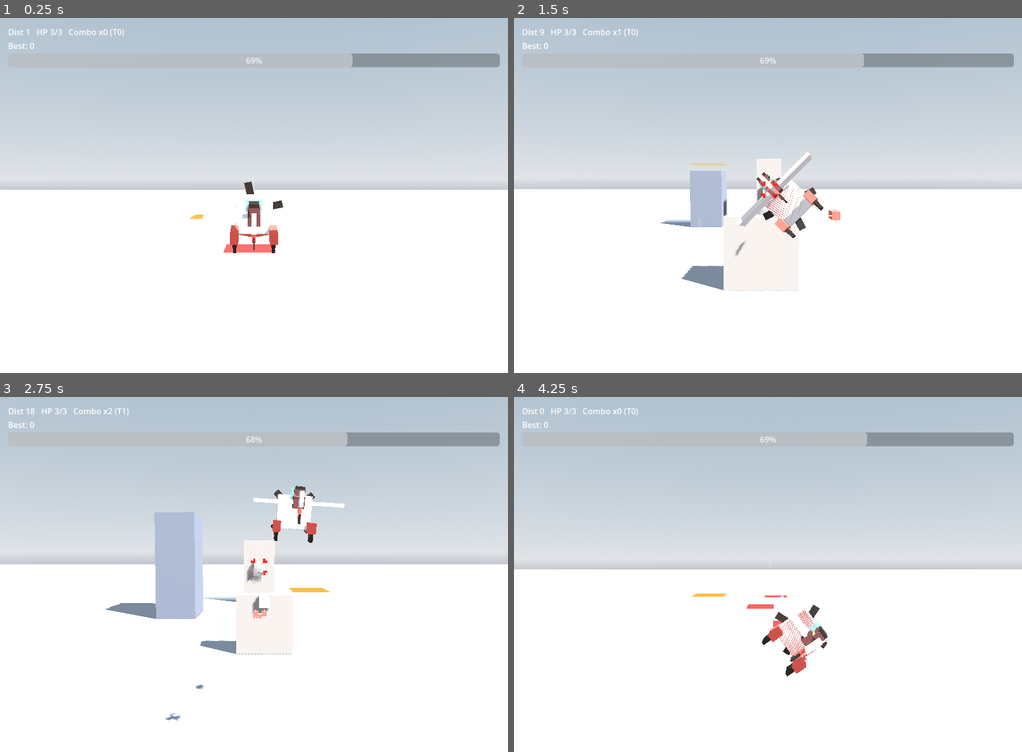
Above: before the commit, frames 1-4 (two rows, left to right).
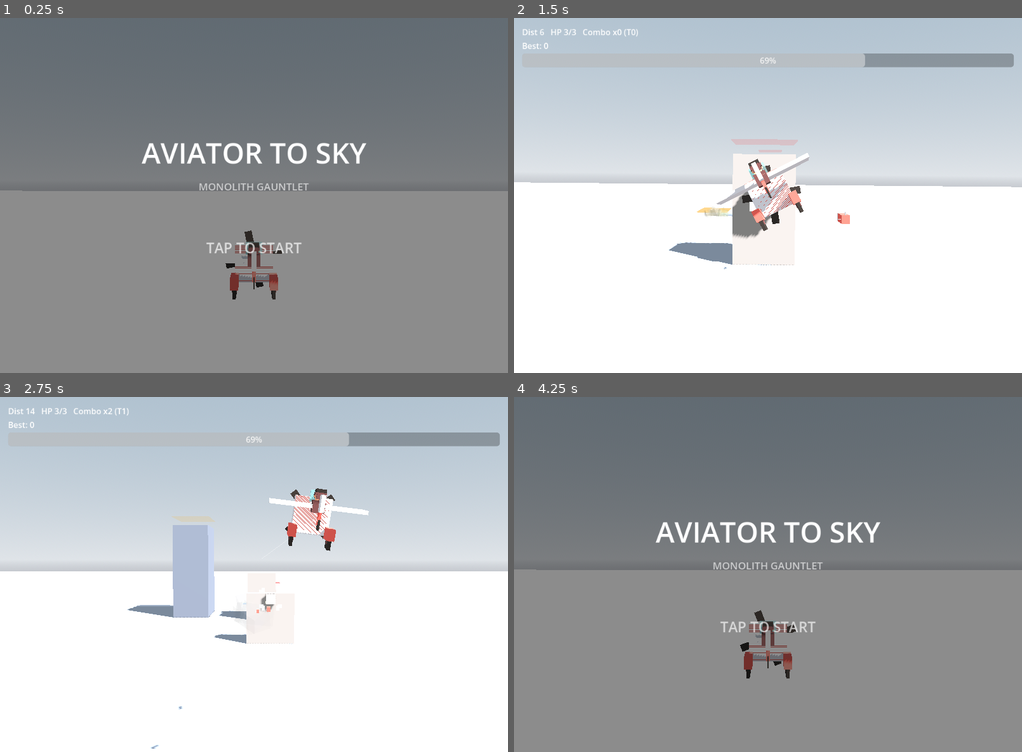
Above: after the commit, the same moments.

Repository: weathermanho/supercent
Game: Godot game, scene res://scenes/Main.tscn
The game is run twice, just before and just after one commit, with the same random seed, the same clock (stepped at 60 frames per second) and the same inputs.
Inputs (mouse positions are in pixels of both pictures, inside the frame that each line leads up to):
- Up to frame 1 (0.25 s): no input
- Up to frame 2 (1.5 s): tap Enter at 0.5 s; move the mouse to (879, 177) at 0.52 s; hold Right mouse button (fire_missle) 0.53-1.25 s; click (879, 177) at 0.67 s; drag from (666, 213) to (742, 266) at 1.27 s
- Up to frame 3 (2.75 s): move the mouse to (304, 496) at 2.02 s; hold Right mouse button (fire_missle) from 2.03 s (still down); click (304, 496) at 2.17 s
- Up to frame 4 (4.25 s): release Right mouse button (fire_missle) at 2.75 s; drag from (742, 645) to (615, 521) at 2.77 s; move the mouse to (920, 627) at 3.52 s; hold Right mouse button (fire_missle) from 3.53 s (still down); click (920, 627) at 3.67 s; tap R (reset_game) at 4.15 s

The runs differ from the first frame. In frame 1, 100% of the frame differs, in the area x 0-100%, y 0-100%; in frame 2, 5.8%; in frame 3, 6.7%; in frame 4, 100%.

Commit message:
feat(ui): 타이틀 화면 + 게임오버 정리 화면 (데모→게임 컨테이너 (가))
GameConfig: STATUS_TITLE 추가. AirPlane은 TITLE 상태에서 이동/낙하 모두
스킵 (idle hover, 프로펠러만 회전).

Main:
- _build_title_overlay: "AVIATOR TO SKY / MONOLITH GAUNTLET / TAP TO START"
  중앙 정렬. 0.45 알파 어두운 오버레이.
- _build_gameover_overlay: "RUN OVER" 또는 "NEW BEST!"(금색) +
  Distance/Best/Max Combo/Giants Defeated 통계 + "TAP TO RETRY".
- 게임 루프(_fly_missles/_move_pillars/_move_targets)를 PLAYING 상태에서만
  진행. TITLE: 월드 정지, 비행기 hovering.
- _unhandled_input: 클릭/발사키가 상태에 따라 _start_game / _fire_missle /
  scene_reload로 분기.
- 런 통계 추적: _max_combo_run / _max_tier_run / _giants_killed_run.
- _on_game_over는 1.2초 지연 후 오버레이 표시 (사망 juice 보여줌).
- TAP 라벨 펄스 (sin 기반 알파 0.55~1.0).

Co-Authored-By: Claude Opus 4.7 <noreply@anthropic.com>

Diff:
--- a/godot_project/scripts/AirPlane.gd
+++ b/godot_project/scripts/AirPlane.gd
@@ -137,8 +137,10 @@
 
 	if GameConfig.status == GameConfig.STATUS_PLAYING:
 		_update_playing(dt_ms)
-	else:
+	elif GameConfig.status == GameConfig.STATUS_GAME_OVER:
 		_update_falling(dt_ms)
+	# else (STATUS_TITLE): idle, propeller still spins via the unconditional
+	# block above; the plane just hovers in place.
 
 	var dt_s: float = max(delta, 0.0001)
 	var instant: Vector3 = (global_position - _prev_position) / dt_s
--- a/godot_project/scripts/GameConfig.gd
+++ b/godot_project/scripts/GameConfig.gd
@@ -4,6 +4,7 @@
 
 const STATUS_GAME_OVER := 0
 const STATUS_PLAYING := 1
+const STATUS_TITLE := 2
 
 var speed: float = 0.0
 var init_speed: float = 0.00014        # calmer still — room to breathe between beats
--- a/godot_project/scripts/Main.gd
+++ b/godot_project/scripts/Main.gd
@@ -66,11 +66,30 @@
 ## "stage advance" beats (e.g. the first ceiling pillar moment).
 var _current_stage: int = 1
 
+# --- Per-run stats (shown on the game-over screen) ----------------------------
+var _max_combo_run: int = 0
+var _max_tier_run: int = 0
+var _giants_killed_run: int = 0
+
+# --- Title / game-over overlays (built programmatically in _ready) ------------
+var _title_layer: ColorRect
+var _gameover_layer: ColorRect
+var _tap_label: Label
+var _gameover_title: Label
+var _gameover_dist: Label
+var _gameover_best: Label
+var _gameover_combo: Label
+var _gameover_giants: Label
+var _gameover_tap: Label
+
 
 func _ready() -> void:
 	GameConfig.reset_to_defaults()
 	director.reset()
 	_current_stage = 1
+	_max_combo_run = 0
+	_max_tier_run = 0
+	_giants_killed_run = 0
 
 	airplane = AirPlaneScene.instantiate()
 	airplane.position = Vector3(PLANE_BASE_X, GameConfig.plane_default_height, 0.0)
@@ -85,6 +104,13 @@
 	# No background scenery — the world is an empty concrete stage so each
 	# pillar emergence is the only event. Theatrical, image.png-clean.
 	_prime_opening()
+
+	# Containers around the run: title screen first, then game-over recap.
+	# Each frames the run so it doesn't feel like a demo that just starts and
+	# stops mid-air.
+	_build_title_overlay()
+	_build_gameover_overlay()
+	_show_title()
 
 
 func _prime_opening() -> void:
@@ -113,12 +139,14 @@
 
 	if GameConfig.status == GameConfig.STATUS_PLAYING:
 		_tick_playing(dt_ms)
-	else:
+		_fly_missles(dt_ms)
+		_move_pillars(dt_ms)
+		_move_targets(dt_ms)
+	elif GameConfig.status == GameConfig.STATUS_GAME_OVER:
 		_tick_falling()
-
-	_fly_missles(dt_ms)
-	_move_pillars(dt_ms)
-	_move_targets(dt_ms)
+	# STATUS_TITLE: world is frozen — the airplane idles in place. Vfx still
+	# decay below so any leftover smoke fades.
+
 	_move_structures(dt_ms)
 	_update_white_spheres(dt_ms)
 	_update_particles(dt_ms)
@@ -128,6 +156,17 @@
 	_update_camera()
 	_update_aim_overlay()
 	_update_hud()
+	_update_tap_pulse()
+
+
+## Subtle pulse on the "TAP TO START" / "TAP TO RETRY" labels so the player
+## sees they're waiting for input.
+func _update_tap_pulse() -> void:
+	var a: float = 0.55 + 0.45 * absf(sin(Time.get_ticks_msec() * 0.003))
+	if _tap_label != null and _tap_label.visible:
+		_tap_label.modulate.a = a
+	if _gameover_tap != null and _gameover_tap.visible:
+		_gameover_tap.modulate.a = a
 
 
 func _tick_playing(dt_ms: float) -> void:
@@ -652,6 +691,10 @@
 	var prev_tier: int = GameConfig.combo_tier
 	pl.shatter()
 	GameConfig.register_core_hit()
+	if GameConfig.combo > _max_combo_run:
+		_max_combo_run = GameConfig.combo
+	if GameConfig.combo_tier > _max_tier_run:
+		_max_tier_run = GameConfig.combo_tier
 
 	var pos: Vector3 = pl.core_world_pos()
 	_spawn_explosion(pos, SmokeBurstScript.Kind.PILLAR_BREAK, float(m.tier + 1))
@@ -681,6 +724,8 @@
 		flash_overlay.flash(0.22, 0.10)
 		return
 
+	# Giant defeated: bump the run-stats counter for the recap screen.
+	_giants_killed_run += 1
 	# Finish: full showpiece combo — a cluster of big plumes across the giant so
 	# it reads as a screen-erasing detonation.
 	time_scaler.request_slowmo(GameConfig.slowmo_giant_scale, GameConfig.slowmo_giant_duration)
@@ -850,10 +895,133 @@
 
 func _on_game_over() -> void:
 	var traveled: int = int(GameConfig.distance)
-	if traveled > GameConfig.best_distance:
+	var old_best: int = GameConfig.best_distance
+	var is_new_best: bool = traveled > old_best
+	if is_new_best:
 		GameConfig.best_distance = traveled
 		var SaveDataScript := preload("res://scripts/SaveData.gd")
 		SaveDataScript.save_best(GameConfig.best_distance)
+	# Brief delay so the death juice (shake / falling plane) reads before the
+	# recap screen swoops in.
+	get_tree().create_timer(1.2).timeout.connect(func(): _show_gameover_screen(is_new_best))
+
+
+# ----- Title / Game-over overlays --------------------------------------------
+
+func _build_title_overlay() -> void:
+	_title_layer = ColorRect.new()
+	_title_layer.anchor_right = 1.0
+	_title_layer.anchor_bottom = 1.0
+	_title_layer.color = Color(0.0, 0.0, 0.0, 0.45)
+	_title_layer.mouse_filter = Control.MOUSE_FILTER_IGNORE
+	hud.add_child(_title_layer)
+
+	var center := CenterContainer.new()
+	center.anchor_right = 1.0
+	center.anchor_bottom = 1.0
+	center.mouse_filter = Control.MOUSE_FILTER_IGNORE
+	_title_layer.add_child(center)
+
+	var vbox := VBoxContainer.new()
+	vbox.add_theme_constant_override("separation", 14)
+	center.add_child(vbox)
+
+	var title := _make_centered_label("AVIATOR TO SKY", 56, Color(1, 1, 1, 1))
+	vbox.add_child(title)
+	var sub := _make_centered_label("MONOLITH GAUNTLET", 20, Color(1, 1, 1, 0.65))
+	vbox.add_child(sub)
+
+	var spacer := Control.new()
+	spacer.custom_minimum_size = Vector2(0, 60)
+	vbox.add_child(spacer)
+
+	_tap_label = _make_centered_label("TAP TO START", 28, Color(1, 1, 1, 1))
+	vbox.add_child(_tap_label)
+
+
+func _build_gameover_overlay() -> void:
+	_gameover_layer = ColorRect.new()
+	_gameover_layer.anchor_right = 1.0
+	_gameover_layer.anchor_bottom = 1.0
+	_gameover_layer.color = Color(0.0, 0.0, 0.0, 0.55)
+	_gameover_layer.mouse_filter = Control.MOUSE_FILTER_IGNORE
+	_gameover_layer.visible = false
+	hud.add_child(_gameover_layer)
+
+	var center := CenterContainer.new()
+	center.anchor_right = 1.0
+	center.anchor_bottom = 1.0
+	center.mouse_filter = Control.MOUSE_FILTER_IGNORE
+	_gameover_layer.add_child(center)
+
+	var vbox := VBoxContainer.new()
+	vbox.add_theme_constant_override("separation", 10)
+	center.add_child(vbox)
+
+	_gameover_title = _make_centered_label("RUN OVER", 48, Color(1, 1, 1, 1))
+	vbox.add_child(_gameover_title)
+
+	var spacer1 := Control.new()
+	spacer1.custom_minimum_size = Vector2(0, 18)
+	vbox.add_child(spacer1)
+
+	_gameover_dist   = _make_centered_label("", 22, Color(1, 1, 1, 0.92))
+	_gameover_best   = _make_centered_label("", 18, Color(1, 1, 1, 0.7))
+	_gameover_combo  = _make_centered_label("", 20, Color(1, 1, 1, 0.85))
+	_gameover_giants = _make_centered_label("", 20, Color(1, 1, 1, 0.85))
+	vbox.add_child(_gameover_dist)
+	vbox.add_child(_gameover_best)
+	vbox.add_child(_gameover_combo)
+	vbox.add_child(_gameover_giants)
+
+	var spacer2 := Control.new()
+	spacer2.custom_minimum_size = Vector2(0, 28)
+	vbox.add_child(spacer2)
+
+	_gameover_tap = _make_centered_label("TAP TO RETRY", 26, Color(1, 1, 1, 1))
+	vbox.add_child(_gameover_tap)
+
+
+func _make_centered_label(text: String, size: int, color: Color) -> Label:
+	var l := Label.new()
+	l.text = text
+	l.add_theme_font_size_override("font_size", size)
+	l.add_theme_color_override("font_color", color)
+	l.horizontal_alignment = HORIZONTAL_ALIGNMENT_CENTER
+	return l
+
+
+func _show_title() -> void:
+	GameConfig.status = GameConfig.STATUS_TITLE
+	_title_layer.visible = true
+	_gameover_layer.visible = false
+	_set_play_hud_visible(false)
+
+
+func _start_game() -> void:
+	GameConfig.status = GameConfig.STATUS_PLAYING
+	_title_layer.visible = false
+	_gameover_layer.visible = false
+	_set_play_hud_visible(true)
+
+
+func _show_gameover_screen(is_new_best: bool) -> void:
+	_gameover_title.text = "NEW BEST!" if is_new_best else "RUN OVER"
+	_gameover_title.add_theme_color_override("font_color",
+		Color(1.0, 0.85, 0.35, 1.0) if is_new_best else Color(1, 1, 1, 1))
+	_gameover_dist.text   = "Distance:  %d" % int(GameConfig.distance)
+	_gameover_best.text   = "Best:  %d" % GameConfig.best_distance
+	_gameover_combo.text  = "Max Combo:  x%d  (T%d)" % [_max_combo_run, _max_tier_run]
+	_gameover_giants.text = "Giants Defeated:  %d" % _giants_killed_run
+	_gameover_layer.visible = true
+	_set_play_hud_visible(false)
+
+
+func _set_play_hud_visible(v: bool) -> void:
+	distance_label.visible = v
+	best_label.visible = v
+	energy_bar.visible = v
+	status_label.visible = v
 
 
 # ----- Input -----------------------------------------------------------------
@@ -861,9 +1029,22 @@
 func _unhandled_input(event: InputEvent) -> void:
 	var left_click: bool = (event is InputEventMouseButton and event.pressed
 		and event.button_index == MOUSE_BUTTON_LEFT)
-	if event.is_action_pressed("fire_missle") or left_click:
-		_fire_missle()
-	elif event.is_action_pressed("reset_game"):
+	var primary: bool = left_click or event.is_action_pressed("fire_missle")
+
+	if event.is_action_pressed("reset_game"):
 		get_tree().reload_current_scene()
-	elif event.is_action_pressed("quit_game"):
+		return
+	if event.is_action_pressed("quit_game"):
 		get_tree().quit()
+		return
+
+	if not primary:
+		return
+
+	match GameConfig.status:
+		GameConfig.STATUS_TITLE:
+			_start_game()
+		GameConfig.STATUS_PLAYING:
+			_fire_missle()
+		GameConfig.STATUS_GAME_OVER:
+			get_tree().reload_current_scene()
